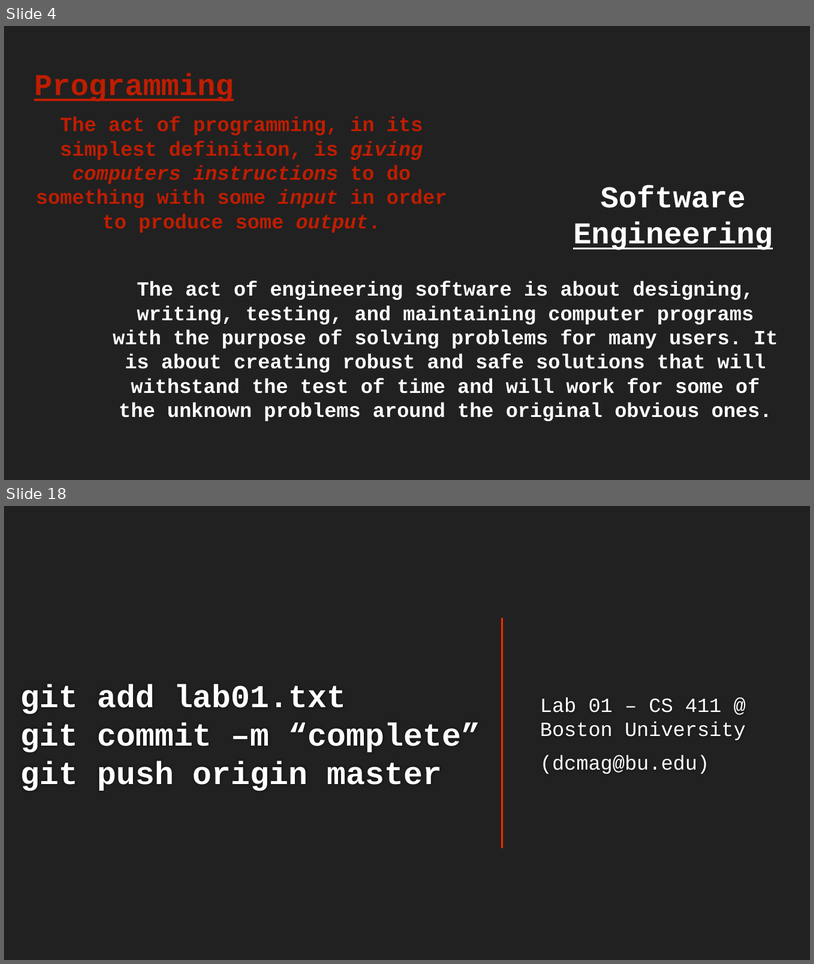
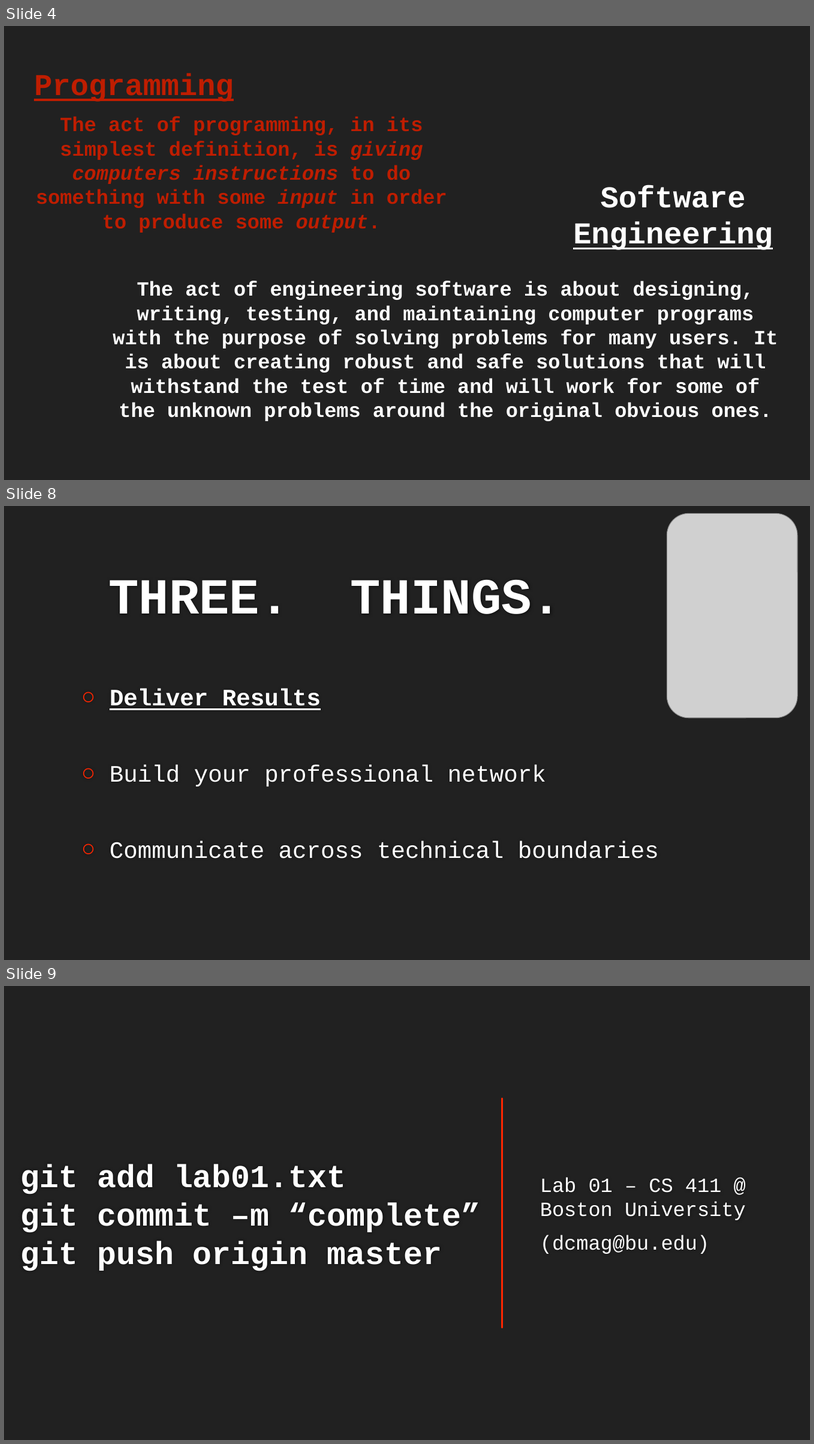
Before and after one commit to dcmaglione/bu-cs411-spring24, a slide deck: lab_slides/Lab-01/Lab-01.pptx. Shown one above the other, each under a label of ours: slides 4 and 18 before the commit, slides 4, 8 and 9 after it; the slides between them are not shown. The pictures are 814x964 and 814x1444 pixels, drawn with LibreOffice and Linux fonts; fonts in the diff are those of the drawing; grey boxes stand for pictures; background and template pictures are left out. Boxes give left, top, right and bottom in pixels: in the first picture for what was removed or moved away, otherwise in the second. Text is boxed around its words. In the diff, an @@ line names an element or a change of style, - is before the commit and + after.

```diff
--- a/lab_slides/Lab-01/Lab-01.pptx
+++ b/lab_slides/Lab-01/Lab-01.pptx
@@ slide 8 added at box(4, 506, 810, 960), background #212121 @@
@@ picture added at box(668, 513, 798, 718) @@
@@ title added at box(108, 580, 563, 614), 60 pt, text #FFFFFF, bold @@
+THREE. THINGS.
@@ text added at box(110, 688, 659, 858), 28 pt, text #FFFFFF @@
+○ Deliver Results
+○ Build your professional network
+○ Communicate across technical boundaries
@@ what was slide 18 is now slide 9 @@
```
Also in this commit, not shown: 1 slide changed, 3 other slides added, 13 slides removed, 4 other files.
